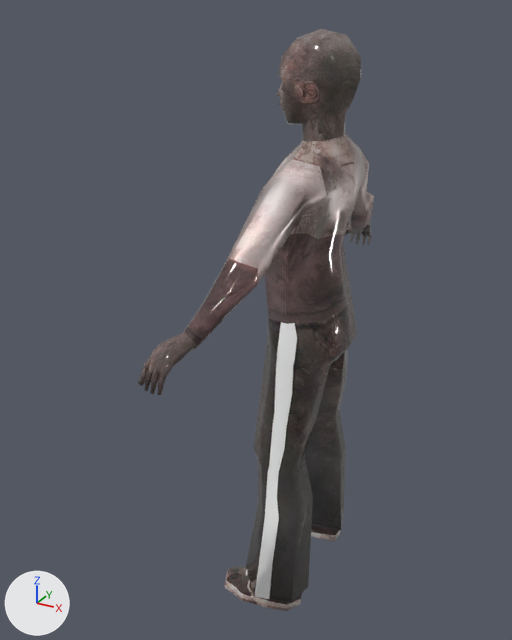
Renders of the glTF model visualization/3D/models/3DRT/zombie_male1_text10_walk.glb from each side of a commit.
Both versions are drawn from a camera (50 mm lens) standing at (8.8, -19.65, 19.7) and looking at (-1.81, -0.35, 10.06). Arrows for +X, +Y and +Z are at lower left; the lights stay in place.

The first picture shows 'male_zomb_v1.ms3d.m'.
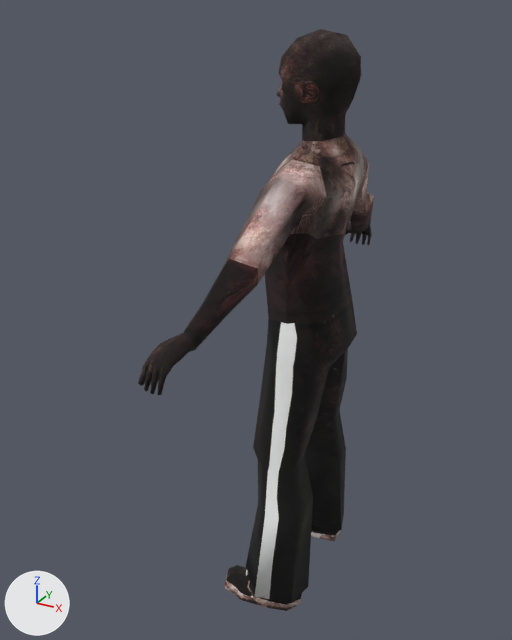
Pixel boxes (x1, y1, x2, y2) of what changed, in the pictures (512 x 640 px):
'male_zomb_v1.ms3d.m', surface changed (grey to black): (138, 29, 374, 611) in both

What changed in the scene script:
```text
Change img_male_zom_t10:
    img_male_zom_t10: load_image('male_zom_t10', '_unpacked/male_zom_t10', 1024, 1024, 'Non-Color') -> load_image('male_zom_t10', '_unpacked/male_zom_t10', 1024, 1024, 'sRGB')
Change mat_material:
    where n0 = _N.new('ShaderNodeBsdfPrincipled'); n0.name = 'Principled BSDF'
    add n0.inputs[2].default_value = 1.0  # 'Roughness'
    remove n3 = _N.new('ShaderNodeSeparateColor'); n3.name = 'Separate Color'
    remove n4 = _N.new('ShaderNodeTexImage'); n4.name = 'Image Texture.001'
    remove n4.image = img_male_zom_t10
    remove _L.new(n3.outputs[2], n0.inputs[1])  # 'Blue' to 'Metallic'
    remove _L.new(n3.outputs[1], n0.inputs[2])  # 'Green' to 'Roughness'
    remove _L.new(n4.outputs[0], n3.inputs[0])  # 'Color' to 'Color'
```
